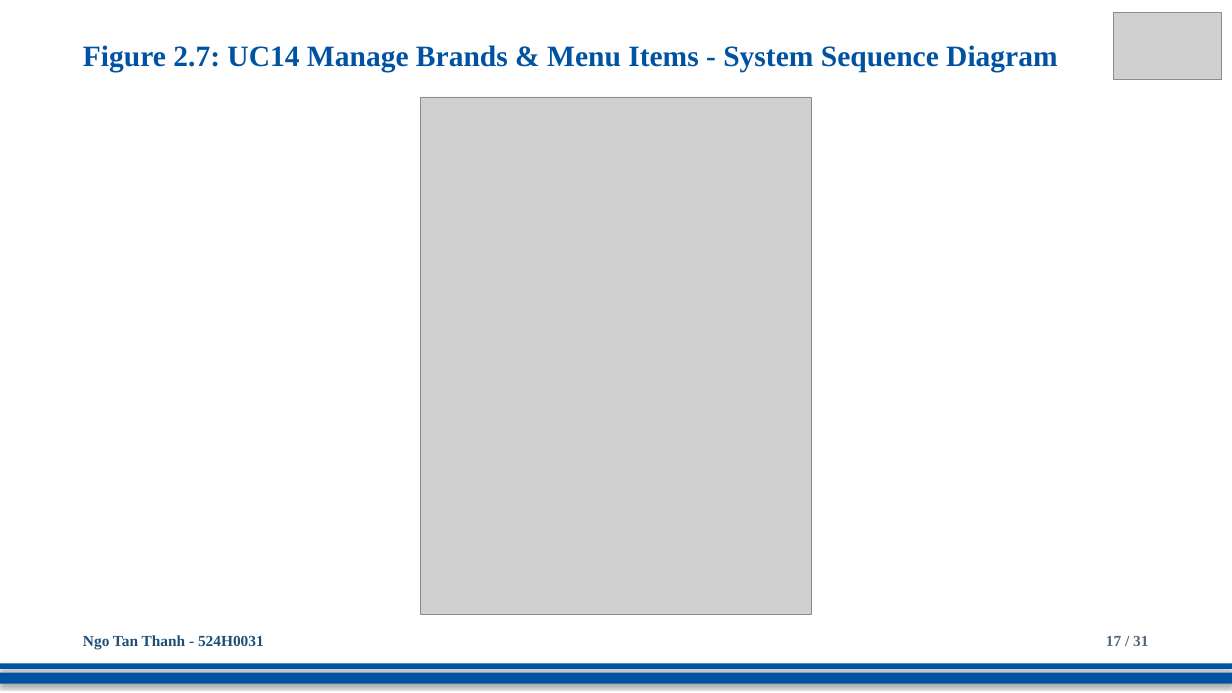
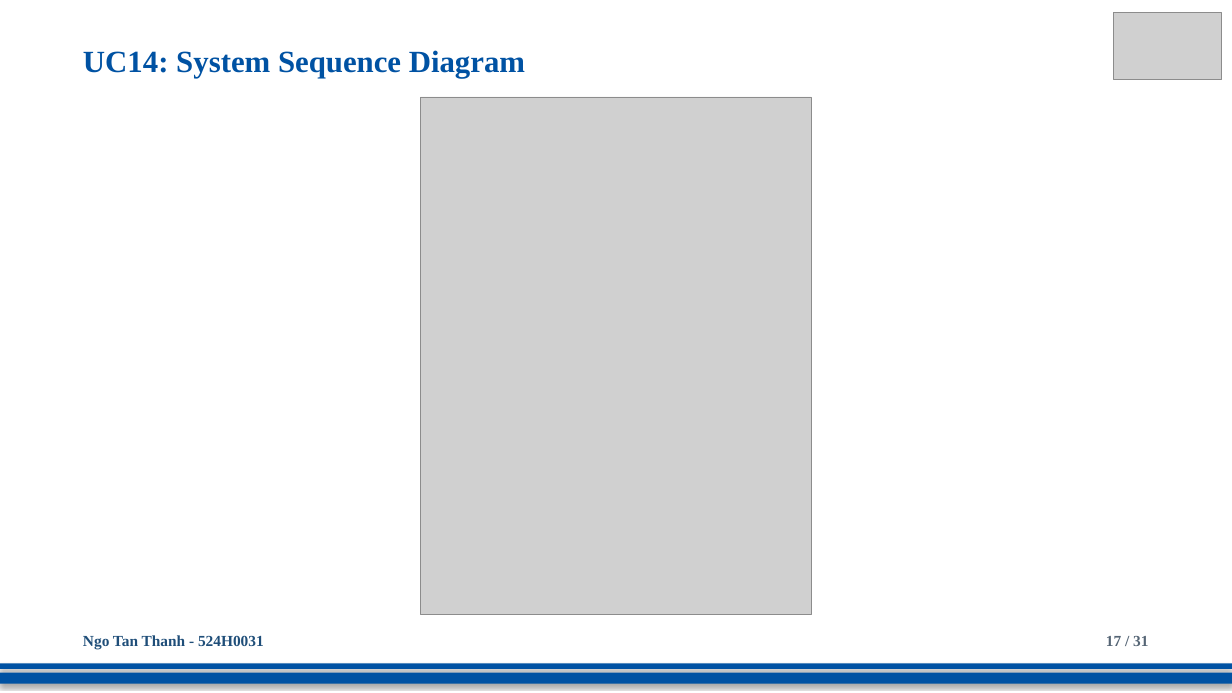
Before and after one commit to DoQuocTrung06/SaigonBite-RAD-TeamF10, a slide deck: slide 17 of Part_2/TeamF10_Presentation_for_SaigonBite.pptx. Drawn at 1232x693 pixels with LibreOffice and Linux fonts; fonts in the diff are those of the drawing; grey boxes stand for pictures. Boxes give left, top, right and bottom in pixels: in the first picture for what was removed or moved away, otherwise in the second. Text is boxed around its words. In the diff, an @@ line names an element or a change of style, - is before the commit and + after.

```diff
--- a/Part_2/TeamF10_Presentation_for_SaigonBite.pptx
+++ b/Part_2/TeamF10_Presentation_for_SaigonBite.pptx
@@ text at (83, 50, 525, 78): text changed; size 23 to 24 pt @@
-Figure 2.7: UC14 Manage Brands & Menu Items - System Sequence Diagram
+UC14: System Sequence Diagram
```
Also in this commit, not shown: 29 other slides changed.
